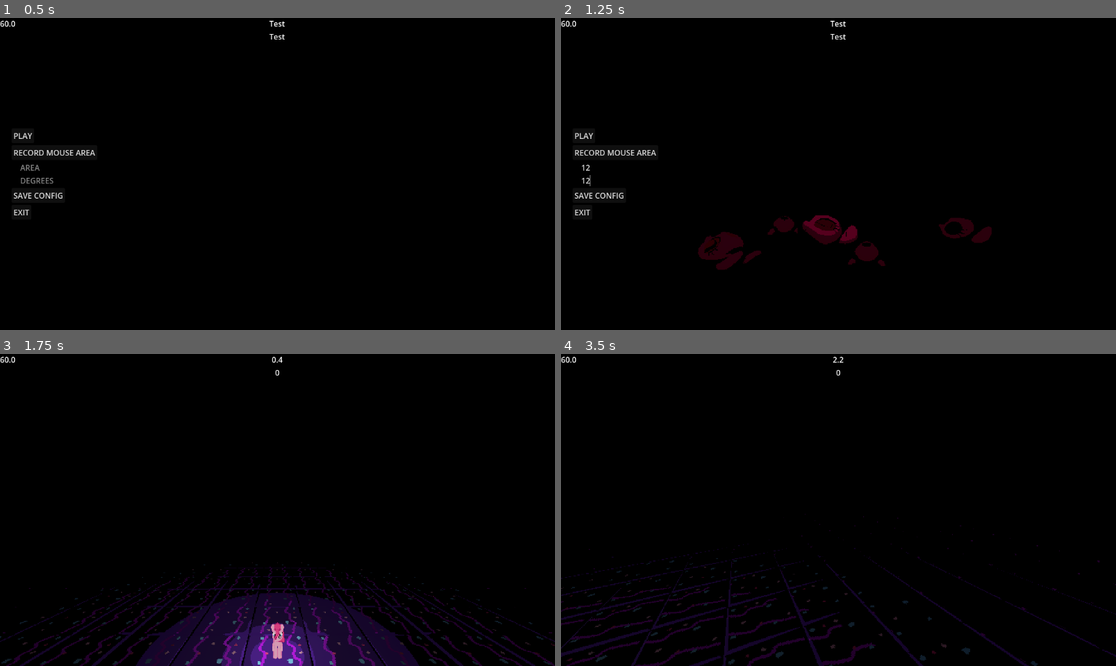
Above: before the commit, frames 1-4 (two rows, left to right).
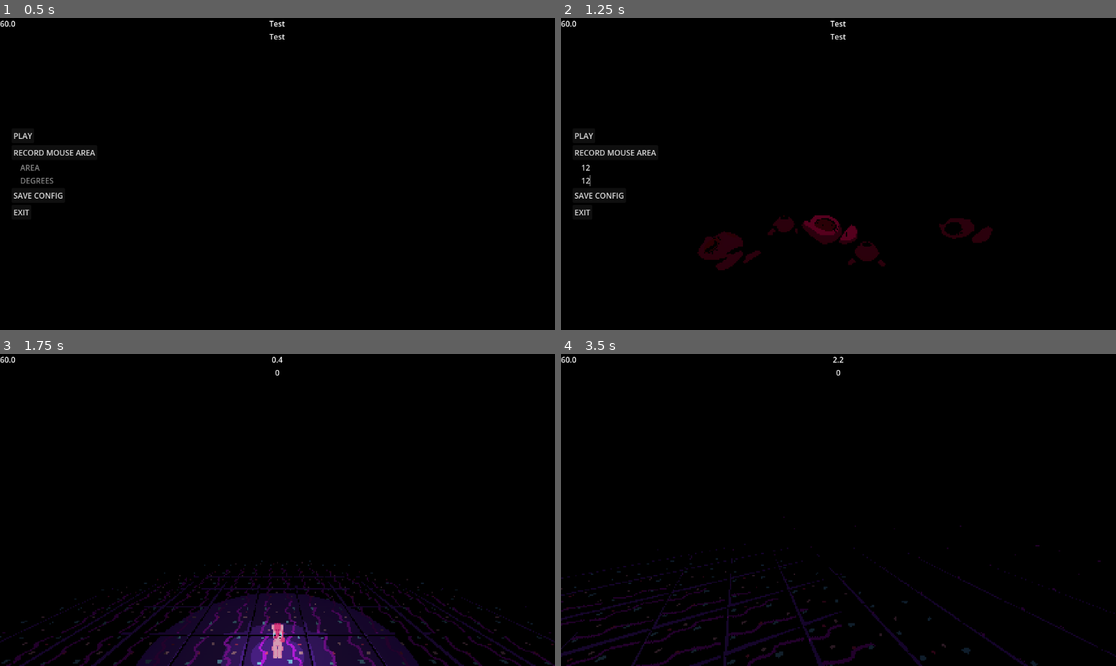
Above: after the commit, the same moments.

Repository: PlayerLegend/pinkamena-diane-daggers
Game: Godot game, scene res://Main.tscn
Two runs of this game, one before a commit and one after it. Both use one fixed random seed, a clock stepped at 60 frames per second and the inputs below. The engine's default icon, where the game draws it, is replaced by a stand-in: a white triangle on a blue panel in a dark square. Sound files missing from this copy of the repository are replaced by a short silence.
Inputs (mouse positions are in pixels of both pictures, inside the frame that each line leads up to):
- Up to frame 1 (0.5 s): no input
- Up to frame 2 (1.25 s): click (849, 167) at 0.52 s; type "12" at 0.6 s; click (849, 180) at 0.75 s; type "12" at 0.83 s
- Up to frame 3 (1.75 s): click "PLAY" at 1.25 s
- Up to frame 4 (3.5 s): tap Enter at 2 s; move the mouse to (866, 510) at 2.02 s; tap Shift at 2.1 s; click (866, 510) at 2.17 s; tap Space at 2.75 s; move the mouse to (810, 510) at 2.77 s; tap Ctrl at 2.85 s; click (810, 510) at 2.92 s

Frame 1 is identical in both runs. In frame 2, 0.2% of the frame differs, in the area x 24-78%, y 63-81%; in frame 3, 1.9%, in the area x 0-100%, y 66-100%; in frame 4, 1.1%.

Commit message:
Some more sounds

Diff:
--- a/BoidManager/skull_1.tres
+++ b/BoidManager/skull_1.tres
@@ -2,23 +2,15 @@
 
 [ext_resource type="ArrayMesh" uid="uid://mor87fxp7iva" path="res://Skulls/Skull1/skull1.obj" id="1_1qsmd"]
 [ext_resource type="AudioStream" uid="uid://bs80bp5tlrp2m" path="res://Sounds/laugh1.wav" id="1_ink1v"]
-[ext_resource type="Material" uid="uid://ccxd18s7i7rc6" path="res://Skulls/Skull3/mat_skull_3.tres" id="1_v877s"]
 [ext_resource type="Script" uid="uid://ccb31lioy8b6j" path="res://BoidManager/boid_type.gd" id="2_v877s"]
 
 [resource]
 script = ExtResource("2_v877s")
 type_name = &"skull1"
 mesh = ExtResource("1_1qsmd")
-material_overrides = Array[Material]([ExtResource("1_v877s"), null])
+material_overrides = Array[Material]([null, null])
 alignment_weight = 0.05
 cohesion_weight = 0.1
 avoid_target_weight = 7.0
 avoid_target_distance = 1.5
 idle_sound = ExtResource("1_ink1v")
-idle_volume_db = null
-idle_max_distance = null
-idle_unit_size = null
-idle_reserved_voices = null
-idle_max_voices = null
-idle_pitch_variation = null
-idle_bus = null
--- a/Main.tscn
+++ b/Main.tscn
@@ -37,8 +37,8 @@
 boid_types = Array[ExtResource("3_fpfj3")]([ExtResource("4_sc1dx"), ExtResource("5_kjvhd"), ExtResource("6_5tuhn"), ExtResource("7_2gh4u")])
 
 [node name="Screen" parent="." unique_id=1531499629 node_paths=PackedStringArray("main_menu", "game_world_manager") instance=ExtResource("19_2gh4u")]
-material = SubResource("ShaderMaterial_sc1dx")
-render_height = 400
+material = SubResource("ShaderMaterial_5tuhn")
+render_height = 240
 main_menu = NodePath("../MainMenu")
 game_world_manager = NodePath("../GameWorldManager")
 
--- a/Spiders/Spider1/Spider1.tscn
+++ b/Spiders/Spider1/Spider1.tscn
@@ -7,6 +7,7 @@
 [ext_resource type="Script" uid="uid://d350u8evihs1u" path="res://addons/netfox/rollback/rollback-synchronizer.gd" id="3_tegpc"]
 [ext_resource type="Script" uid="uid://dour8fehaaugp" path="res://addons/netfox/tick-interpolator.gd" id="4_0jc72"]
 [ext_resource type="Script" uid="uid://xm5i1ideat1k" path="res://Spiders/SpiderWeakPoint.gd" id="5_0jc72"]
+[ext_resource type="AudioStream" uid="uid://bhax236lo2wxi" path="res://Sounds/shing-hit.wav" id="8_1w1o0"]
 
 [sub_resource type="SphereShape3D" id="SphereShape3D_qdswm"]
 radius = 2.407
@@ -14,7 +15,7 @@
 [sub_resource type="SphereShape3D" id="SphereShape3D_q8hc1"]
 radius = 0.7691227
 
-[node name="Spider1" type="AnimatableBody3D" unique_id=1250429410 node_paths=PackedStringArray("weak_point", "visual_mesh", "animation_tree")]
+[node name="Spider1" type="AnimatableBody3D" unique_id=1250429410 node_paths=PackedStringArray("weak_point", "visual_mesh", "animation_tree", "hit_sound")]
 collision_layer = 4
 collision_mask = 0
 sync_to_physics = false
@@ -22,71 +23,61 @@
 weak_point = NodePath(".")
 visual_mesh = NodePath("Spider1/SpiderArmature/Skeleton3D/SpiderMesh")
 animation_tree = NodePath("Spider1/AnimationTree")
+hit_sound = NodePath("HitSound")
 metadata/_custom_type_script = "uid://bjcbs7mr6mqi2"
 
 [node name="Spider1" parent="." unique_id=1733763469 instance=ExtResource("2_gyfu0")]
 transform = Transform3D(10.955, 0, 0, 0, 10.955, 0, 0, 0, 10.955, 0, 0, 0)
 
-[node name="SpiderArmature" parent="Spider1" index="0" unique_id=1029451416]
-transform = Transform3D(-1, 0, -3.8941437e-07, 0, 1, 0, 3.8941437e-07, 0, -1, 0, 0, 0)
-
-[node name="Skeleton3D" parent="Spider1/SpiderArmature" index="0" unique_id=529959875]
-bones/1/position = Vector3(0.10040778, 0.20028576, 0.079553284)
-bones/1/rotation = Quaternion(0.478076, -0.47807565, -0.5210024, 0.5210025)
-bones/2/rotation = Quaternion(0.039542858, -5.7427684e-07, 7.848214e-08, 0.999218)
-bones/3/rotation = Quaternion(0.07167243, 5.250784e-07, 2.4850291e-07, 0.99742824)
-bones/4/rotation = Quaternion(-0.089474626, -3.2727803e-07, 6.255104e-07, 0.9959892)
-bones/5/rotation = Quaternion(0.25709322, -1.0962416e-06, 3.943464e-08, 0.9663866)
-bones/6/rotation = Quaternion(0.67706096, -3.6795015e-07, 1.5051087e-07, -0.7359269)
-bones/7/position = Vector3(-0.100407794, 0.20028582, 0.07955327)
-bones/7/rotation = Quaternion(0.47807592, 0.4780755, 0.52100253, 0.5210025)
-bones/8/rotation = Quaternion(0.039543066, 5.394811e-07, -4.5746184e-08, 0.9992179)
-bones/9/rotation = Quaternion(0.07167234, -5.1835013e-07, -2.611019e-07, 0.9974283)
-bones/10/rotation = Quaternion(-0.089474626, 3.4922078e-07, -6.283646e-07, 0.9959892)
-bones/11/rotation = Quaternion(0.25709325, 1.0973607e-06, -4.218281e-08, 0.9663866)
-bones/12/rotation = Quaternion(0.6770609, 3.6547715e-07, -1.501669e-07, -0.73592705)
-bones/13/position = Vector3(0.09286726, 0.15024193, 0.07107018)
-bones/13/rotation = Quaternion(0.44813943, -0.40762955, -0.63575405, 0.47835773)
-bones/14/rotation = Quaternion(-0.11428398, -5.5186894e-07, 1.1938809e-07, 0.9934482)
-bones/15/rotation = Quaternion(0.2359463, 5.9912134e-07, 3.0178818e-08, 0.9717662)
-bones/16/rotation = Quaternion(0.468247, 2.049965e-07, 6.78643e-07, 0.8835976)
-bones/17/rotation = Quaternion(0.2286119, -1.1035459e-06, 3.917513e-07, 0.97351766)
-bones/18/rotation = Quaternion(-0.2967905, 3.9680043e-07, -6.105755e-07, 0.9549427)
-bones/19/position = Vector3(0.07684359, 0.114336625, 0.041850515)
-bones/19/rotation = Quaternion(0.3509658, -0.250532, -0.7662002, 0.47643888)
-bones/20/rotation = Quaternion(-0.31591973, -5.616208e-07, -1.1273582e-07, 0.948786)
-bones/21/rotation = Quaternion(0.24185738, 5.6305163e-07, 1.4888964e-07, 0.9703118)
-bones/22/rotation = Quaternion(0.6049358, 2.6973575e-07, 7.5924817e-07, 0.7962743)
-bones/23/rotation = Quaternion(0.3297592, -9.705677e-07, 2.7320655e-07, 0.94406515)
-bones/24/rotation = Quaternion(-0.5781792, 3.718663e-07, -3.716918e-07, 0.81590986)
-bones/25/position = Vector3(0.057992227, 0.10011037, 0.0126308575)
-bones/25/rotation = Quaternion(0.4101173, -0.21928737, -0.8104026, 0.35632068)
-bones/26/rotation = Quaternion(-0.32127303, -4.4299247e-07, -7.575593e-08, 0.9469867)
-bones/27/rotation = Quaternion(0.14201067, 4.5480914e-07, 1.1929865e-07, 0.9898651)
-bones/28/rotation = Quaternion(0.49220264, 2.2791573e-07, 6.9317616e-07, 0.8704807)
-bones/29/rotation = Quaternion(0.35842952, -1.0435087e-06, 5.523641e-07, 0.93355685)
-bones/30/rotation = Quaternion(-0.7412708, 6.7195987e-07, -3.0093355e-07, 0.6712062)
-bones/31/position = Vector3(-0.09286726, 0.15024196, 0.071070164)
-bones/31/rotation = Quaternion(0.44813922, 0.40762946, 0.63575405, 0.47835785)
-bones/32/rotation = Quaternion(-0.11428374, 5.1070936e-07, -8.637668e-08, 0.99344826)
-bones/33/rotation = Quaternion(0.23594621, -5.906649e-07, -4.099872e-08, 0.9717661)
-bones/34/rotation = Quaternion(0.4682469, -1.8994584e-07, -6.9620904e-07, 0.8835976)
-bones/35/rotation = Quaternion(0.22861205, 1.1135887e-06, -3.9410696e-07, 0.9735177)
-bones/36/rotation = Quaternion(-0.29679015, -3.9030706e-07, 6.0807906e-07, 0.95494276)
-bones/37/position = Vector3(-0.07684359, 0.11433663, 0.041850507)
-bones/37/rotation = Quaternion(0.35096568, 0.2505319, 0.7662003, 0.4764389)
-bones/38/rotation = Quaternion(-0.3159194, 5.235581e-07, 1.4836851e-07, 0.9487861)
-bones/39/rotation = Quaternion(0.24185732, -5.4366546e-07, -1.5876041e-07, 0.97031194)
-bones/40/rotation = Quaternion(0.6049358, -2.5329874e-07, -7.8802043e-07, 0.7962743)
-bones/41/rotation = Quaternion(0.32975933, 9.743042e-07, -2.7080807e-07, 0.9440651)
-bones/42/rotation = Quaternion(-0.5781789, -3.5186895e-07, 3.632404e-07, 0.81591004)
-bones/43/position = Vector3(-0.057992224, 0.10011037, 0.0126308575)
-bones/43/rotation = Quaternion(0.4101172, 0.21928735, 0.8104027, 0.35632086)
-bones/44/rotation = Quaternion(-0.3212728, 4.1604966e-07, 6.980847e-08, 0.94698673)
-bones/45/rotation = Quaternion(0.14201058, -4.4864026e-07, -1.01998e-07, 0.9898652)
-bones/46/rotation = Quaternion(0.49220252, -2.12067e-07, -6.7615053e-07, 0.87048066)
-bones/47/rotation = Quaternion(0.3584297, 1.0498288e-06, -5.3342956e-07, 0.9335568)
-bones/48/rotation = Quaternion(-0.7412705, -6.7251307e-07, 2.919199e-07, 0.6712064)
+[node name="Skeleton3D" parent="Spider1/SpiderArmature" parent_id_path=PackedInt32Array(1733763469, 1029451416) index="0" unique_id=529959875]
+bones/1/rotation = Quaternion(0.43811834, -0.43811795, -0.55502474, 0.55502474)
+bones/2/rotation = Quaternion(-0.043120768, -5.787968e-07, 3.0782697e-08, 0.9990699)
+bones/3/rotation = Quaternion(0.22756368, 5.5761245e-07, 1.6287856e-07, 0.9737633)
+bones/4/rotation = Quaternion(0.3647235, -1.3495946e-08, 7.058271e-07, 0.931116)
+bones/5/rotation = Quaternion(0.24679165, -1.0965992e-06, 2.7762995e-08, 0.9690686)
+bones/6/rotation = Quaternion(0.5082994, -3.27646e-07, 2.1195642e-07, -0.8611804)
+bones/7/rotation = Quaternion(0.43811828, 0.43811792, 0.55502486, 0.55502486)
+bones/8/rotation = Quaternion(-0.04312056, 5.41416e-07, -1.0324469e-09, 0.99906987)
+bones/9/rotation = Quaternion(0.22756353, -5.5294805e-07, -1.7637849e-07, 0.9737633)
+bones/10/rotation = Quaternion(0.36472344, 3.1854693e-08, -7.1817976e-07, 0.931116)
+bones/11/rotation = Quaternion(0.2467916, 1.0977479e-06, -3.049905e-08, 0.96906865)
+bones/12/rotation = Quaternion(0.5082993, 3.2529945e-07, -2.1110324e-07, -0.86118054)
+bones/13/rotation = Quaternion(0.3377982, -0.2651661, -0.70712936, 0.56173605)
+bones/14/rotation = Quaternion(-0.30133307, -5.706349e-07, 6.5040333e-09, 0.953519)
+bones/15/rotation = Quaternion(0.24804875, 5.754861e-07, 1.7413635e-08, 0.96874756)
+bones/16/rotation = Quaternion(0.6159061, 3.2813887e-07, 6.43774e-07, 0.78781956)
+bones/17/rotation = Quaternion(0.3218765, -1.069871e-06, 4.97691e-07, 0.9467817)
+bones/18/rotation = Quaternion(-0.5971281, 5.8183906e-07, -4.4653615e-07, 0.80214596)
+bones/19/rotation = Quaternion(0.38533494, -0.3066685, -0.7455089, 0.44909677)
+bones/20/rotation = Quaternion(-0.27631852, -5.6821915e-07, -1.0675479e-07, 0.9610662)
+bones/21/rotation = Quaternion(0.09375614, 5.344438e-07, 2.3805705e-07, 0.99559516)
+bones/22/rotation = Quaternion(0.29616603, -1.8716939e-10, 8.147839e-07, 0.9551365)
+bones/23/rotation = Quaternion(0.34913936, -9.653198e-07, 2.8415334e-07, 0.93707085)
+bones/24/rotation = Quaternion(-0.7480707, 4.4265303e-07, -2.7456684e-07, 0.6636191)
+bones/25/rotation = Quaternion(0.4729991, -0.376667, -0.75030744, 0.26726875)
+bones/26/rotation = Quaternion(-0.2824352, -4.495163e-07, -3.2515704e-08, 0.9592864)
+bones/27/rotation = Quaternion(0.0050774543, 4.395237e-07, 1.4776761e-07, 0.9999872)
+bones/28/rotation = Quaternion(0.20202231, 3.985915e-09, 7.2283063e-07, 0.9793809)
+bones/29/rotation = Quaternion(0.2755092, -1.0953145e-06, 4.2863908e-07, 0.96129847)
+bones/30/rotation = Quaternion(-0.6517663, 6.075369e-07, -4.040481e-07, 0.7584199)
+bones/31/rotation = Quaternion(0.33779812, 0.26516604, 0.70712936, 0.56173617)
+bones/32/rotation = Quaternion(-0.30133274, 5.2504583e-07, 5.87743e-09, 0.9535191)
+bones/33/rotation = Quaternion(0.24804863, -5.7200606e-07, -2.6401072e-08, 0.9687476)
+bones/34/rotation = Quaternion(0.615906, -3.1729277e-07, -6.5900986e-07, 0.7878196)
+bones/35/rotation = Quaternion(0.32187656, 1.0709706e-06, -5.0320637e-07, 0.94678175)
+bones/36/rotation = Quaternion(-0.5971279, -5.7686924e-07, 4.4495243e-07, 0.80214614)
+bones/37/rotation = Quaternion(0.38533488, 0.3066684, 0.74550897, 0.44909686)
+bones/38/rotation = Quaternion(-0.27631828, 5.23645e-07, 1.253889e-07, 0.96106625)
+bones/39/rotation = Quaternion(0.09375599, -5.23258e-07, -2.5296222e-07, 0.9955953)
+bones/40/rotation = Quaternion(0.29616594, 2.924748e-08, -8.269737e-07, 0.9551365)
+bones/41/rotation = Quaternion(0.34913942, 9.702734e-07, -2.8147178e-07, 0.93707085)
+bones/42/rotation = Quaternion(-0.74807054, -4.3598385e-07, 2.8310077e-07, 0.6636192)
+bones/43/rotation = Quaternion(0.472999, 0.3766669, 0.7503076, 0.26726875)
+bones/44/rotation = Quaternion(-0.28243485, 4.14249e-07, 2.876193e-08, 0.9592865)
+bones/45/rotation = Quaternion(0.0050773052, -4.3545273e-07, -1.3111793e-07, 0.9999871)
+bones/46/rotation = Quaternion(0.20202225, 3.002168e-08, -7.3472137e-07, 0.97938097)
+bones/47/rotation = Quaternion(0.2755093, 1.080917e-06, -4.533849e-07, 0.96129847)
+bones/48/rotation = Quaternion(-0.65176606, -6.0766496e-07, 4.0474256e-07, 0.7584201)
 
 [node name="SpiderMesh" parent="Spider1/SpiderArmature/Skeleton3D" index="0" unique_id=51996762]
 surface_material_override/2 = ExtResource("3_fnqw6")
@@ -119,4 +110,7 @@
 light_color = Color(0.9882353, 0.69803923, 0.8235294, 1)
 light_energy = 0.416
 
+[node name="HitSound" type="AudioStreamPlayer3D" parent="." unique_id=206291471]
+stream = ExtResource("8_1w1o0")
+
 [editable path="Spider1"]
--- a/Spiders/Spider1/spider_1_glb.tscn
+++ b/Spiders/Spider1/spider_1_glb.tscn
@@ -23,63 +23,66 @@
 
 [node name="Spider1" unique_id=1733763469 instance=ExtResource("1_yhmmm")]
 
-[node name="Skeleton3D" parent="Armature_003" parent_id_path=PackedInt32Array(525739597) index="0" unique_id=158663409]
-bones/1/position = Vector3(0.10040779, 0.2002858, 0.07955328)
-bones/1/rotation = Quaternion(0.39397642, -0.39397597, -0.587182, 0.5871821)
-bones/2/rotation = Quaternion(-0.12882511, -6.5387695e-07, -3.3567343e-08, 0.99166733)
-bones/3/rotation = Quaternion(0.26479644, 6.3470446e-07, 1.6725876e-07, 0.96430445)
-bones/4/rotation = Quaternion(0.512864, 3.5685705e-08, 7.444062e-07, 0.85846984)
-bones/5/rotation = Quaternion(0.25982264, -1.0247003e-06, 7.476861e-08, 0.96565646)
-bones/6/rotation = Quaternion(0.5806825, -2.6290795e-07, 2.854138e-07, -0.81413007)
-bones/7/position = Vector3(-0.10040779, 0.2002858, 0.07955328)
-bones/7/rotation = Quaternion(0.39397642, 0.39397597, 0.587182, 0.5871821)
-bones/8/rotation = Quaternion(-0.12882511, 6.5387695e-07, 3.3567343e-08, 0.99166733)
-bones/9/rotation = Quaternion(0.26479644, -6.3470446e-07, -1.6725876e-07, 0.96430445)
-bones/10/rotation = Quaternion(0.512864, -3.5685705e-08, -7.444062e-07, 0.85846984)
-bones/11/rotation = Quaternion(0.25982264, 1.0247003e-06, -7.476861e-08, 0.96565646)
-bones/12/rotation = Quaternion(0.5806825, 2.6290795e-07, -2.854138e-07, -0.81413007)
-bones/13/position = Vector3(0.092867255, 0.15024193, 0.07107016)
-bones/13/rotation = Quaternion(0.32317618, -0.2468128, -0.71374255, 0.5702739)
-bones/14/rotation = Quaternion(-0.3235694, -5.665188e-07, -4.710712e-08, 0.94620454)
-bones/15/rotation = Quaternion(0.19870698, 5.6683075e-07, 8.3835296e-08, 0.98005897)
-bones/16/rotation = Quaternion(0.55740374, 2.1316723e-07, 7.219855e-07, 0.83024156)
-bones/17/rotation = Quaternion(0.34746113, -9.962025e-07, 5.535951e-07, 0.9376945)
-bones/18/rotation = Quaternion(-0.6894501, 6.159252e-07, -4.6353588e-07, 0.7243332)
-bones/19/position = Vector3(0.076843575, 0.114336625, 0.04185052)
-bones/19/rotation = Quaternion(0.41884565, -0.3632898, -0.7196176, 0.4180184)
-bones/20/rotation = Quaternion(-0.23460326, -6.444903e-07, -1.0587003e-07, 0.97209126)
-bones/21/rotation = Quaternion(0.057259306, 5.768592e-07, 3.133236e-07, 0.9983594)
-bones/22/rotation = Quaternion(0.1752339, -1.7567704e-07, 8.011456e-07, 0.9845269)
-bones/23/rotation = Quaternion(0.3245918, -9.724173e-07, 2.702299e-07, 0.9458542)
-bones/24/rotation = Quaternion(-0.6826388, 4.5013397e-07, -3.7294467e-07, 0.7307559)
-bones/25/position = Vector3(0.057992194, 0.10011035, 0.012630887)
-bones/25/rotation = Quaternion(0.49093503, -0.42946413, -0.7213875, 0.23268753)
-bones/26/rotation = Quaternion(-0.26846004, -4.773313e-07, -4.803926e-08, 0.9632909)
-bones/27/rotation = Quaternion(0.013117731, 4.4467524e-07, 1.3783713e-07, 0.999914)
-bones/28/rotation = Quaternion(0.16463962, -1.1360883e-07, 7.3844194e-07, 0.9863539)
-bones/29/rotation = Quaternion(0.22261684, -1.0485896e-06, 4.335733e-07, 0.9749061)
-bones/30/rotation = Quaternion(-0.5478354, 5.150351e-07, -5.7443884e-07, 0.8365861)
-bones/31/position = Vector3(-0.092867255, 0.15024193, 0.07107016)
-bones/31/rotation = Quaternion(0.32317618, 0.2468128, 0.71374255, 0.5702739)
-bones/32/rotation = Quaternion(-0.3235694, 5.6622963e-07, 5.153796e-08, 0.94620454)
-bones/33/rotation = Quaternion(0.19870701, -5.672727e-07, -8.701633e-08, 0.98005897)
-bones/34/rotation = Quaternion(0.5574037, -2.1681618e-07, -7.193459e-07, 0.83024156)
-bones/35/rotation = Quaternion(0.34746113, 9.922553e-07, -5.5155994e-07, 0.93769443)
-bones/36/rotation = Quaternion(-0.6894501, -6.187156e-07, 4.6213418e-07, 0.7243332)
-bones/37/position = Vector3(-0.076843575, 0.114336625, 0.04185052)
-bones/37/rotation = Quaternion(0.41884565, 0.3632898, 0.7196176, 0.4180184)
-bones/38/rotation = Quaternion(-0.23460326, 6.462023e-07, 1.09257556e-07, 0.97209126)
-bones/39/rotation = Quaternion(0.057259254, -5.7664477e-07, -3.0894734e-07, 0.9983593)
-bones/40/rotation = Quaternion(0.1752339, 1.8210896e-07, -8.129401e-07, 0.9845269)
-bones/41/rotation = Quaternion(0.3245918, 9.678787e-07, -2.617756e-07, 0.9458542)
-bones/42/rotation = Quaternion(-0.6826388, -4.4908356e-07, 3.7526317e-07, 0.7307559)
-bones/43/position = Vector3(-0.057992194, 0.10011035, 0.012630887)
-bones/43/rotation = Quaternion(0.49093503, 0.42946413, 0.7213875, 0.23268753)
-bones/44/rotation = Quaternion(-0.26846004, 4.773313e-07, 4.803926e-08, 0.9632909)
-bones/45/rotation = Quaternion(0.013117731, -4.4467524e-07, -1.3783713e-07, 0.999914)
-bones/46/rotation = Quaternion(0.16463962, 1.1360883e-07, -7.3844194e-07, 0.9863539)
-bones/47/rotation = Quaternion(0.22261684, 1.0485896e-06, -4.335733e-07, 0.9749061)
-bones/48/rotation = Quaternion(-0.5478354, -5.150351e-07, 5.7443884e-07, 0.8365861)
+[node name="SpiderArmature" parent="." index="0" unique_id=1029451416]
+transform = Transform3D(-1, 0, -3.8941437e-07, 0, 1, 0, 3.8941437e-07, 0, -1, 0, 0, 0)
+
+[node name="Skeleton3D" parent="SpiderArmature" index="0" unique_id=529959875]
+bones/1/position = Vector3(0.10040778, 0.20028576, 0.079553284)
+bones/1/rotation = Quaternion(0.3391485, -0.3391481, -0.6204662, 0.6204664)
+bones/2/rotation = Quaternion(-0.22822589, -5.744198e-07, -7.742874e-08, 0.9736082)
+bones/3/rotation = Quaternion(0.2756874, 5.650197e-07, 1.3495867e-07, 0.96124744)
+bones/4/rotation = Quaternion(0.61257577, 1.861641e-07, 6.8096773e-07, 0.7904119)
+bones/5/rotation = Quaternion(0.27980086, -1.0950077e-06, 6.5263464e-08, 0.9600581)
+bones/6/rotation = Quaternion(0.7078466, -3.7029946e-07, 1.2310866e-07, -0.7063663)
+bones/7/position = Vector3(-0.100407794, 0.20028582, 0.07955327)
+bones/7/rotation = Quaternion(0.33914834, 0.33914804, 0.6204663, 0.6204664)
+bones/8/rotation = Quaternion(-0.22822559, 5.321571e-07, 9.970563e-08, 0.97360826)
+bones/9/rotation = Quaternion(0.27568734, -5.610322e-07, -1.4867376e-07, 0.96124744)
+bones/10/rotation = Quaternion(0.61257595, -1.7203571e-07, -6.979977e-07, 0.79041183)
+bones/11/rotation = Quaternion(0.27980083, 1.0960617e-06, -6.8037274e-08, 0.9600581)
+bones/12/rotation = Quaternion(0.7078464, 3.678139e-07, -1.2287066e-07, -0.7063664)
+bones/13/position = Vector3(0.09286726, 0.15024193, 0.07107018)
+bones/13/rotation = Quaternion(0.33785394, -0.26523632, -0.707103, 0.56170255)
+bones/14/rotation = Quaternion(-0.30124724, -5.7448307e-07, 9.193195e-09, 0.95354605)
+bones/15/rotation = Quaternion(0.1277292, 5.7565626e-07, 8.681509e-08, 0.99180907)
+bones/16/rotation = Quaternion(0.4363882, 1.8638357e-07, 7.049845e-07, 0.8997586)
+bones/17/rotation = Quaternion(0.35878453, -1.0485819e-06, 5.3818394e-07, 0.9334204)
+bones/18/rotation = Quaternion(-0.7506734, 6.6597454e-07, -3.1455903e-07, 0.6606734)
+bones/19/position = Vector3(0.07684359, 0.114336625, 0.041850515)
+bones/19/rotation = Quaternion(0.45500106, -0.42700303, -0.6837379, 0.3783451)
+bones/20/rotation = Quaternion(-0.18505469, -5.852432e-07, -5.962979e-08, 0.9827283)
+bones/21/rotation = Quaternion(0.04649639, 5.461984e-07, 2.6267e-07, 0.9989185)
+bones/22/rotation = Quaternion(0.08496977, -1.7340983e-07, 7.737367e-07, 0.9963836)
+bones/23/rotation = Quaternion(0.28635556, -9.70097e-07, 2.2158768e-07, 0.9581235)
+bones/24/rotation = Quaternion(-0.5397519, 3.6366345e-07, -3.8198334e-07, 0.8418242)
+bones/25/position = Vector3(0.057992227, 0.10011037, 0.0126308575)
+bones/25/rotation = Quaternion(0.50245863, -0.46669212, -0.6978809, 0.20663047)
+bones/26/rotation = Quaternion(-0.2582043, -4.5589323e-07, 1.04289155e-08, 0.9660903)
+bones/27/rotation = Quaternion(0.060925208, 4.8419736e-07, 6.5170326e-08, 0.9981423)
+bones/28/rotation = Quaternion(0.20216554, 1.2312402e-08, 7.378407e-07, 0.9793514)
+bones/29/rotation = Quaternion(0.16680844, -1.1349712e-06, 3.207244e-07, 0.9859894)
+bones/30/rotation = Quaternion(-0.41407138, 4.7576034e-07, -5.7253214e-07, 0.91024446)
+bones/31/position = Vector3(-0.09286726, 0.15024196, 0.071070164)
+bones/31/rotation = Quaternion(0.33785385, 0.2652362, 0.7071031, 0.56170267)
+bones/32/rotation = Quaternion(-0.30124697, 5.235827e-07, 2.9441631e-09, 0.95354617)
+bones/33/rotation = Quaternion(0.1277291, -5.641857e-07, -9.368152e-08, 0.9918091)
+bones/34/rotation = Quaternion(0.43638808, -1.7782442e-07, -7.133406e-07, 0.8997585)
+bones/35/rotation = Quaternion(0.35878462, 1.0523893e-06, -5.413893e-07, 0.9334205)
+bones/36/rotation = Quaternion(-0.7506733, -6.6594663e-07, 3.1553537e-07, 0.6606737)
+bones/37/position = Vector3(-0.07684359, 0.11433663, 0.041850507)
+bones/37/rotation = Quaternion(0.45500094, 0.42700312, 0.68373793, 0.37834525)
+bones/38/rotation = Quaternion(-0.18505436, 5.313717e-07, 8.1919744e-08, 0.9827283)
+bones/39/rotation = Quaternion(0.046496257, -5.347867e-07, -2.84603e-07, 0.9989185)
+bones/40/rotation = Quaternion(0.08496969, 2.0623781e-07, -7.9623345e-07, 0.99638355)
+bones/41/rotation = Quaternion(0.28635418, 9.63586e-07, -2.295053e-07, 0.95812386)
+bones/42/rotation = Quaternion(-0.5397516, -3.4456988e-07, 3.8535256e-07, 0.8418244)
+bones/43/position = Vector3(-0.057992224, 0.10011037, 0.0126308575)
+bones/43/rotation = Quaternion(0.5024584, 0.466692, 0.6978811, 0.20663048)
+bones/44/rotation = Quaternion(-0.25820404, 4.0339268e-07, 2.6858565e-08, 0.9660905)
+bones/45/rotation = Quaternion(0.060925126, -4.7712024e-07, -9.2831904e-08, 0.9981424)
+bones/46/rotation = Quaternion(0.20216548, 1.7440957e-08, -7.3771537e-07, 0.9793514)
+bones/47/rotation = Quaternion(0.16680853, 1.1292503e-06, -3.28636e-07, 0.9859894)
+bones/48/rotation = Quaternion(-0.414071, -4.7053484e-07, 5.452065e-07, 0.9102446)
 
 [node name="AnimationTree" type="AnimationTree" parent="." index="2" unique_id=810093371]
 tree_root = SubResource("AnimationNodeStateMachine_ugn6i")
--- a/Spiders/spider.gd
+++ b/Spiders/spider.gd
@@ -5,12 +5,13 @@
 @export var arena_radius: float = 11 * 3
 @export var weak_point: StaticBody3D
 @export var visual_mesh: SpiderMesh
-
 @export var animation_tree: AnimationTree
 var dead_time: float
+@export var hit_sound: AudioStreamPlayer3D
 
 func take_damage(amount: int):
     visual_mesh.flash()
+    hit_sound.play()
     health -= 1
     if health <= 0:
         var playback: AnimationNodeStateMachinePlayback = animation_tree.get("parameters/playback")
--- a/Xtal/XtalTarget.tscn
+++ b/Xtal/XtalTarget.tscn
@@ -1,6 +1,7 @@
 [gd_scene format=3 uid="uid://c0kp5ysyaagut"]
 
 [ext_resource type="Script" uid="uid://kw33tt4rml4n" path="res://Xtal/xtal_target.gd" id="1_ft7po"]
+[ext_resource type="AudioStream" uid="uid://bhax236lo2wxi" path="res://Sounds/shing-hit.wav" id="2_07u0w"]
 [ext_resource type="ArrayMesh" uid="uid://dhsxh5jue710o" path="res://Blend/Xtal/Xtal.obj" id="2_pie0t"]
 [ext_resource type="Material" uid="uid://bmgrj0ssscwt4" path="res://Blend/Xtal/mat_xtal.tres" id="3_0ol7q"]
 
@@ -16,3 +17,6 @@
 
 [node name="CollisionShape3D" type="CollisionShape3D" parent="." unique_id=1278029869]
 shape = SubResource("SphereShape3D_i3m7n")
+
+[node name="HitSound" type="AudioStreamPlayer3D" parent="." unique_id=1034116574]
+stream = ExtResource("2_07u0w")
--- a/Xtal/xtal_target.gd
+++ b/Xtal/xtal_target.gd
@@ -3,7 +3,9 @@
 extends StaticBody3D
 
 signal xtal_died(xtal: XtalTarget)
+
 @onready var mesh_instance_3d: MeshInstance3D = $MeshInstance3D
+@onready var hit_sound: AudioStreamPlayer3D = $HitSound
 
 @export var health: int = 10
 
@@ -14,11 +16,12 @@
     mesh_instance_3d.set_instance_shader_parameter("flash_end", _now() + 1.0 / 20.0)
 
 func take_damage(amount: int):
-    if not health:
+    if health <= 0:
         print("Xtal took damage but is dead")
         return
 
     health -= amount
     flash()
+    hit_sound.play()
     if health <= 0:
         xtal_died.emit(self)
Not shown: 1 places in Main.tscn that only renumber resources
Not shown, added: Sounds/boing1.wav.import
Not shown, added: Sounds/low-crackle-hit.wav.import
Not shown, added: Sounds/pew-long-1.wav.import
Not shown, added: Sounds/pew2.wav.import
Not shown, added: Sounds/shing-hit.wav.import
Not shown, added: Sounds/boing1.wav
Not shown, added: Sounds/low-crackle-hit.wav
Not shown, added: Sounds/pew-long-1.wav
Not shown, added: Sounds/pew2.wav
Not shown, added: Sounds/shing-hit.wav
